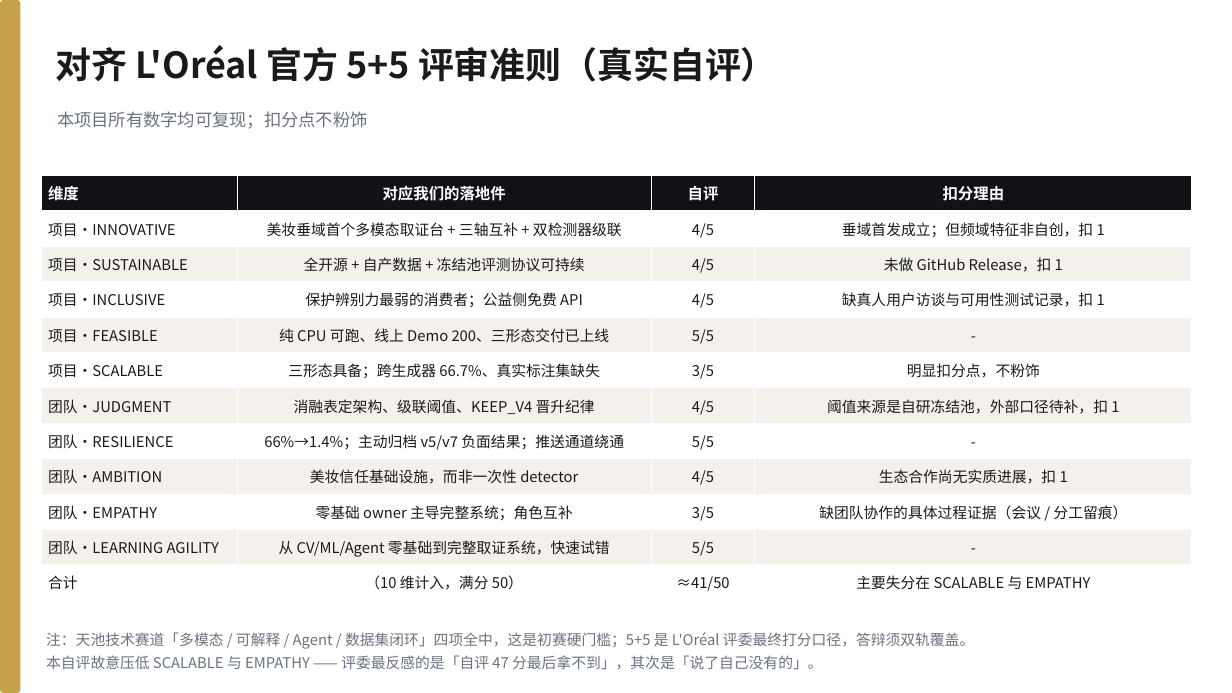
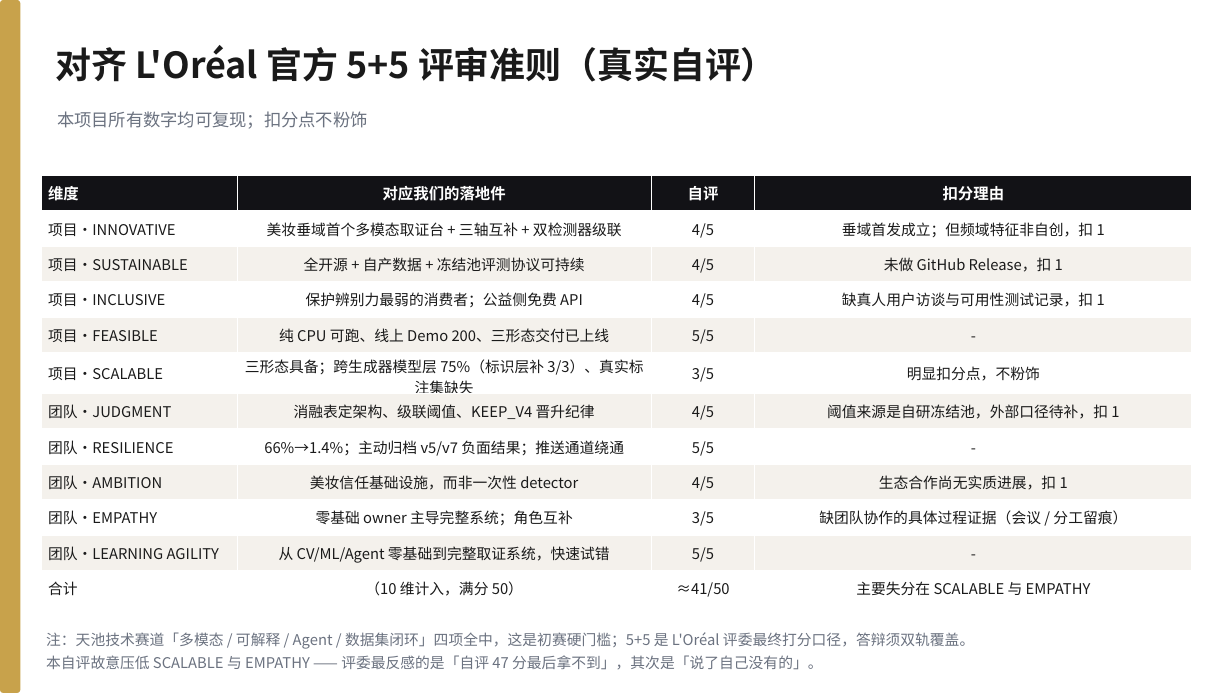
Before and after one commit to 566614/loreal-hackathon-beautyproof, a slide deck: slide 18 of docs/BeautyProof_答辩PPT.pptx (slide 17 before the commit). Drawn at 1232x693 pixels with LibreOffice and Linux fonts; fonts in the diff are those of the drawing. Boxes give left, top, right and bottom in pixels: in the first picture for what was removed or moved away, otherwise in the second. Text is boxed around its words. In the diff, an @@ line names an element or a change of style, - is before the commit and + after.

Commit message:
feat(ai_label): 第九件工具「可见AI标识」补模型盲区 + 12屏演示视频成片 + PPT 21页 + 跨风格零样本评测

```diff
--- a/docs/BeautyProof_答辩PPT.pptx
+++ b/docs/BeautyProof_答辩PPT.pptx
@@ table at (42, 176, 1192, 601) @@
-row 6, column 2: 三形态具备；跨生成器 66.7%、真实标注集缺失
+row 6, column 2: 三形态具备；跨生成器模型层 75%（标识层补 3/3）、真实标注集缺失
```
Also in this commit, not shown: 9 other slides changed, 1 slide added, 17 other files.
